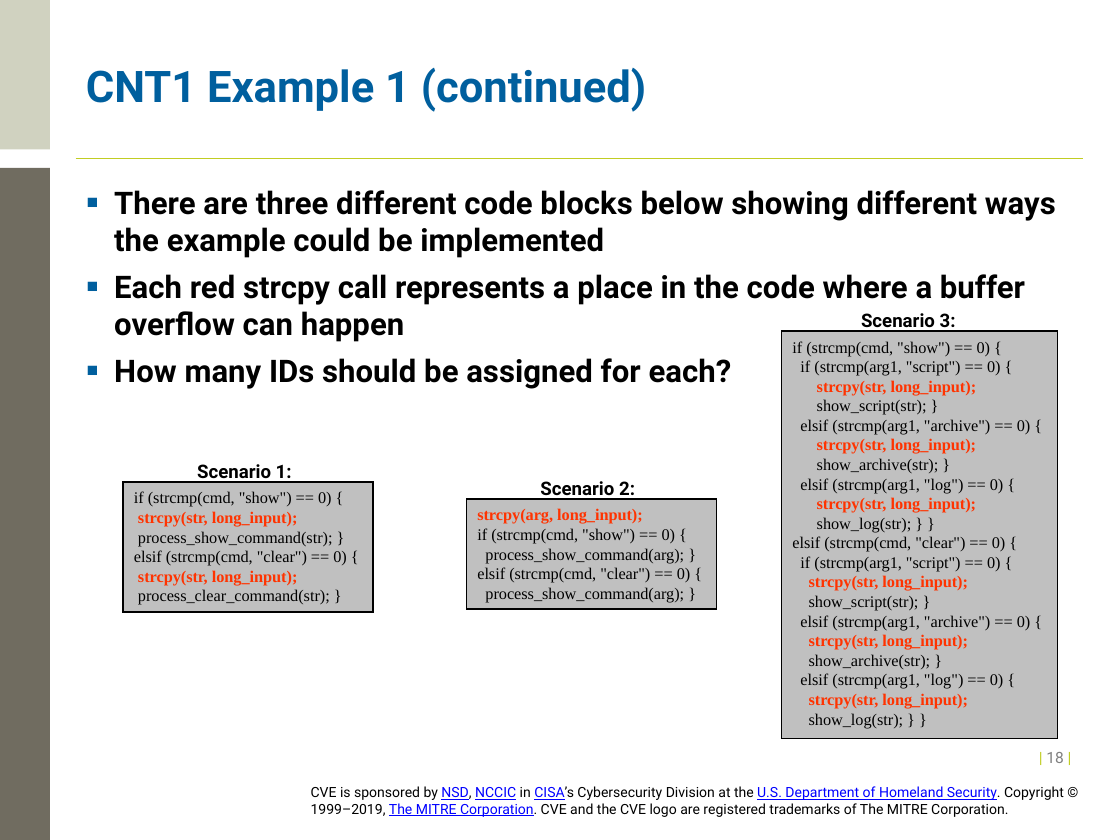
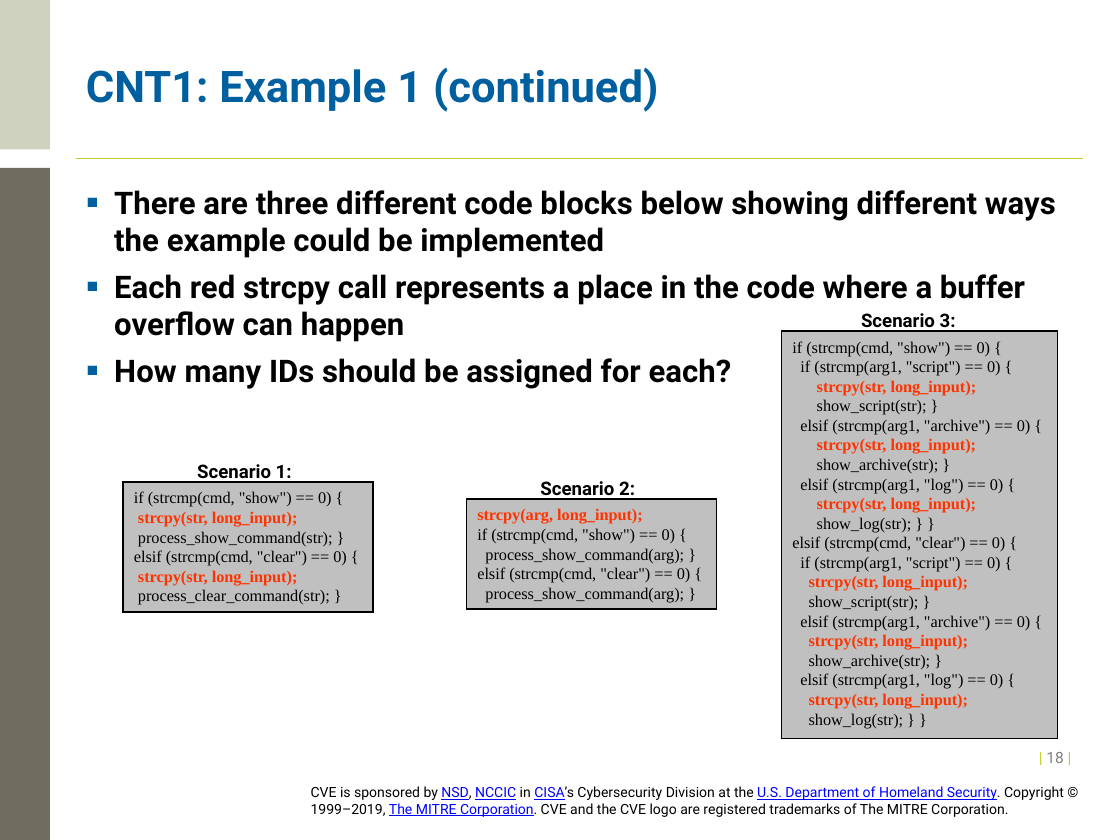
Before and after one commit to CVEProject/cveproject.github.io, a slide deck: slide 18 of docs/cna/CVE_Counting_Rules_Training.pptx. Drawn at 1120x840 pixels with LibreOffice and Linux fonts; fonts in the diff are those of the drawing; background and template pictures are left out. Boxes give left, top, right and bottom in pixels: in the first picture for what was removed or moved away, otherwise in the second. Text is boxed around its words. In the diff, an @@ line names an element or a change of style, - is before the commit and + after.

```diff
--- a/docs/cna/CVE_Counting_Rules_Training.pptx
+++ b/docs/cna/CVE_Counting_Rules_Training.pptx
@@ title at box(86, 68, 658, 112): text changed @@
-CNT1 Example 1 (continued)
+CNT1: Example 1 (continued)
```
